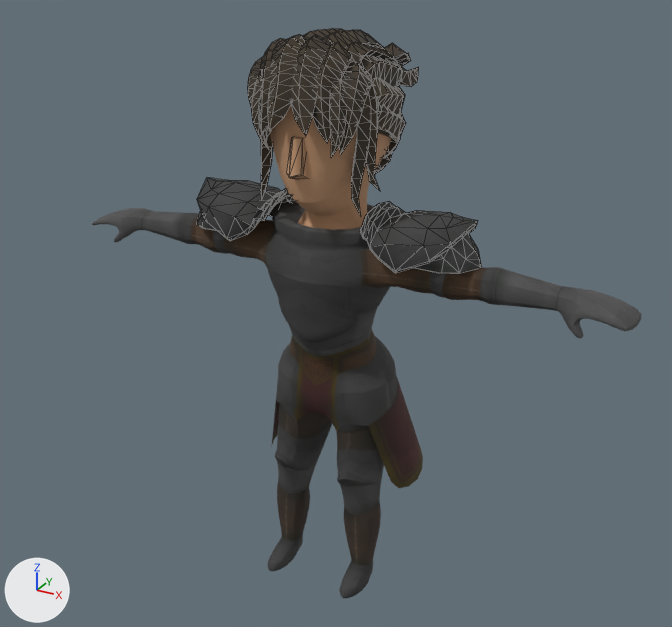
One commit to the glTF model apps/client/src/assets/characters/warrior.glb: the scene before it, then after it.
Both versions are drawn from a 50 mm lens placed at (2.14, -3.8, 3.46), pointed at (0.04, 0.02, 1.55). Every picture has the same lights, and +X, +Y and +Z are marked at lower left. The older version comes first. Mesh edges are drawn as thin lines on the coarser meshes. Where no turn or scale is listed for an object, it has been applied to the vertices.

The older version as bpy lines, for what is in view:
```python
me_ncl1_29_000 = bpy.data.meshes.new('_ncl1_29.000')
me_ncl1_29_000.from_pydata(...)  # 128 vertices, 248 faces; spans x -0.271..0.271, y -0.229..0.229, z -0.123..0.123
me_ncl1_29_000.materials.append(mat_characteratlas)  # picture img_warrior_texture
me_ncl1_29_001 = bpy.data.meshes.new('_ncl1_29.001')
me_ncl1_29_001.from_pydata(...)  # 128 vertices, 248 faces; spans x -0.271..0.271, y -0.229..0.229, z -0.123..0.123
me_ncl1_29_001.materials.append(mat_characteratlas)  # picture img_warrior_texture
me_ncl1_29_002 = bpy.data.meshes.new('_ncl1_29.002')
me_ncl1_29_002.from_pydata(...)  # 1446 vertices, 2682 faces; spans x -0.316..0.316, y -0.36..0.79, z 2.149..2.939
me_ncl1_29_002.materials.append(mat_characteratlas)  # picture img_warrior_texture
me_ncl1_29_005 = bpy.data.meshes.new('_ncl1_29.005')
me_ncl1_29_005.from_pydata(...)  # 3100 vertices, 6184 faces; spans x -1.51..1.51, y -0.28..0.59, z 0.0..2.86
me_ncl1_29_005.materials.append(mat_characteratlas)  # picture img_warrior_texture
ob_face = bpy.data.objects.new('Face', me_ncl1_29_002)
ob_face.location = (0.0, 0.0, 0.0)
ob_shoulderpad_l = bpy.data.objects.new('ShoulderPad.L', me_ncl1_29_000)
ob_shoulderpad_l.location = (0.515, 0.03, 2.038)
ob_shoulderpad_r = bpy.data.objects.new('ShoulderPad.R', me_ncl1_29_001)
ob_shoulderpad_r.location = (-0.515, 0.03, 2.038)
ob_warrior_body = bpy.data.objects.new('Warrior_Body', me_ncl1_29_005)
ob_warrior_body.location = (0.0, 0.0, 0.0)
```
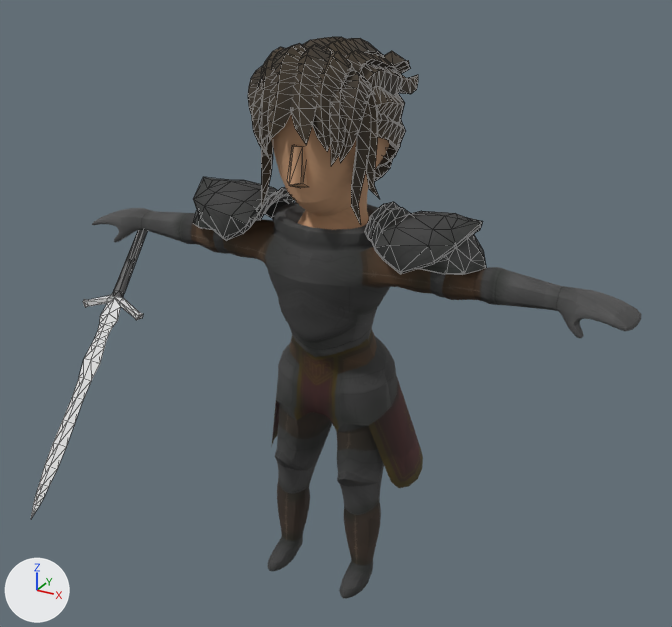
Pixel boxes [x1, y1, x2, y2] of what changed, in the pictures (672 x 627 px):
```json
{"object": "Face", "change": "moved", "before": [247, 29, 419, 217], "after": [248, 37, 418, 223]}
{"object": "ShoulderPad.L", "change": "moved", "before": [360, 201, 481, 274], "after": [365, 202, 486, 275]}
{"object": "ShoulderPad.R", "change": "moved", "before": [197, 178, 296, 241], "after": [193, 177, 294, 240]}
{"object": "Warrior_Sword", "change": "added", "after": [31, 230, 147, 518], "faces in mat_silver (light grey #e4e4e4)": [31, 295, 143, 518], "faces in mat_leather (dark grey #585858)": [112, 230, 147, 298]}
```

Edits to the scene script, one JSON object a line:
```json
{"op": "add", "block": "mat_leather", "code": ["mat_leather = principled_material('Leather')", "mat_leather.base_color = (0.0971, 0.0971, 0.0971)  # dark grey #585858"]}
{"op": "add", "block": "mat_silver", "code": ["mat_silver = principled_material('Silver')", "mat_silver.base_color = (0.774, 0.774, 0.774)  # light grey #e4e4e4"]}
{"op": "add", "block": "me_cylinder_002", "code": ["me_cylinder_002 = bpy.data.meshes.new('Cylinder.002')", "me_cylinder_002.from_pydata(...)  # 110 vertices, 220 faces; spans x -0.22..0.22, y -0.923..0.271, z -1.42..0.0", "# faces by material slot: [198, 22]", "me_cylinder_002.materials.append(mat_silver)  # light grey #e4e4e4", "me_cylinder_002.materials.append(mat_leather)  # dark grey #585858"]}
{"op": "set", "path": "ob_face.location", "old": "(0.0, 0.0, 0.0)", "new": "(0.0, 0.0, -0.038)"}
{"op": "set", "path": "ob_shoulderpad_l.location", "old": "(0.515, 0.03, 2.038)", "new": "(0.539, 0.032, 2.038)"}
{"op": "set", "path": "ob_shoulderpad_r.location", "old": "(-0.515, 0.03, 2.038)", "new": "(-0.539, 0.032, 2.038)"}
{"op": "add", "block": "ob_warrior_sword", "code": ["ob_warrior_sword = bpy.data.objects.new('Warrior_Sword', me_cylinder_002)", "ob_warrior_sword.location = (-1.351, 0.013, 1.807)"]}
```
